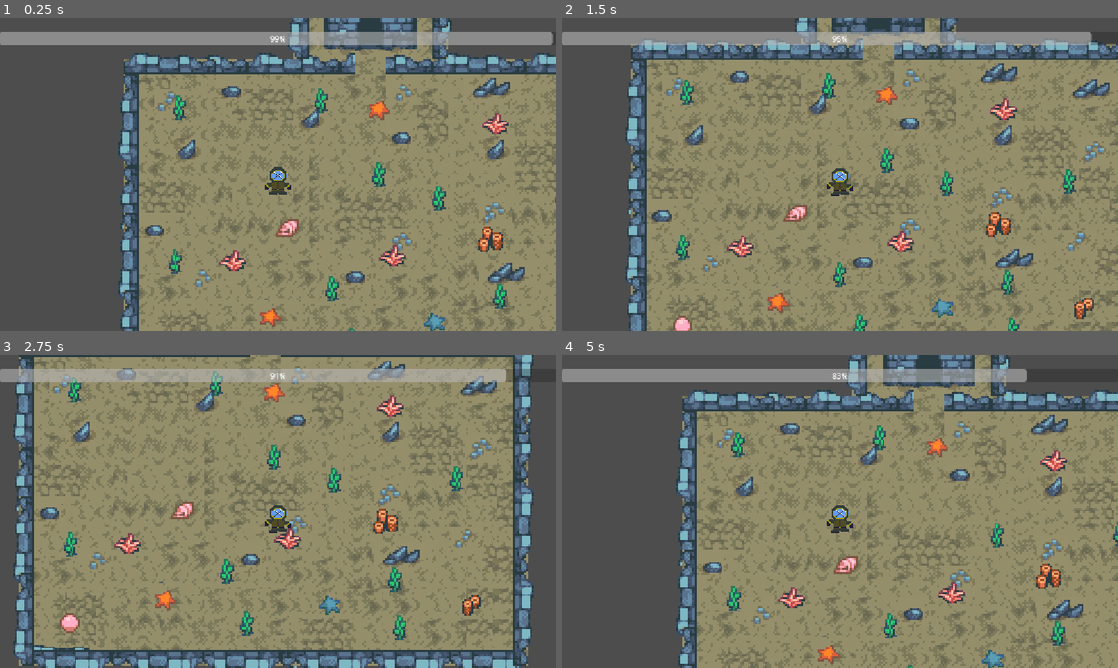
Above: before the commit, frames 1-4 (two rows, left to right).
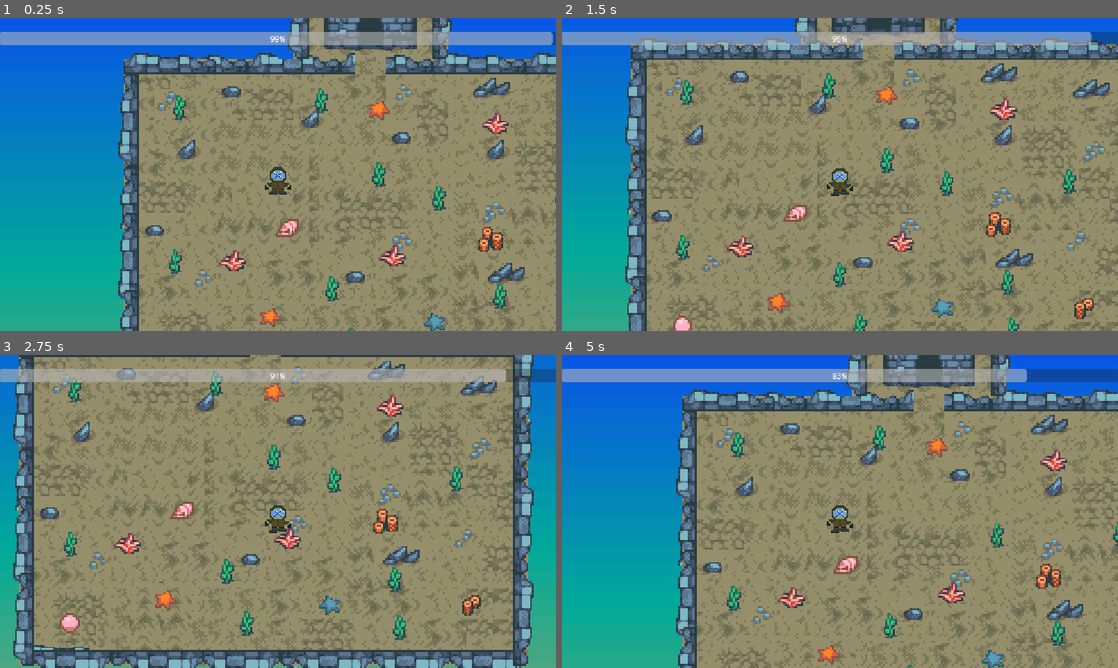
Above: after the commit, the same moments.

Repository: rlindsay03/underwater-bw
Game: Godot game, scene res://main.tscn
The game is run twice, just before and just after one commit, with the same random seed, the same clock (stepped at 60 frames per second) and the same inputs.
Inputs:
- Up to frame 1 (0.25 s): no input
- Up to frame 2 (1.5 s): hold Right (ui_right) 0.53-1.28 s; hold Down (ui_down) from 1.28 s (still down)
- Up to frame 3 (2.75 s): release Down (ui_down) at 2.03 s; hold Right (ui_right) from 2.03 s (still down)
- Up to frame 4 (5 s): release Right (ui_right) at 2.78 s; hold Up (ui_up) 2.78-3.53 s; hold Left (ui_left) from 3.53 s (still down)

The runs differ from the first frame. In frame 1, 28% of the frame differs, in the area x 0-100%, y 0-100%; in frame 2, 16%; in frame 3, 7.6%; in frame 4, 27%.

Commit message:
level 1 complete

Diff:
--- a/main.tscn
+++ b/main.tscn
@@ -9,6 +9,16 @@
 [ext_resource type="PackedScene" uid="uid://2at4545my2nj" path="res://scenes/Player.tscn" id="6_efxa6"]
 [ext_resource type="PackedScene" uid="uid://2mqkpy74rrjn" path="res://scenes/Material.tscn" id="8_5vw27"]
 [ext_resource type="Script" uid="uid://bguy01p711p5" path="res://scripts/exit_point.gd" id="9_kek77"]
+
+[sub_resource type="Gradient" id="Gradient_kek77"]
+offsets = PackedFloat32Array(0.12, 0.424, 0.764)
+colors = PackedColorArray(0.73075265, 0.6509094, 0.35700056, 1, 0, 0.66566265, 0.5964562, 1, 0.047058824, 0.22745098, 1, 1)
+
+[sub_resource type="GradientTexture2D" id="GradientTexture2D_kf4mj"]
+gradient = SubResource("Gradient_kek77")
+width = 1
+fill_from = Vector2(0, 1)
+fill_to = Vector2(0, 0)
 
 [sub_resource type="TileSetAtlasSource" id="TileSetAtlasSource_dg77c"]
 texture = ExtResource("1_7mycd")
@@ -3542,6 +3552,14 @@
 [node name="Main" type="Node2D" unique_id=77208902]
 script = ExtResource("1_272bh")
 
+[node name="TextureRect" type="TextureRect" parent="." unique_id=2039185170]
+texture_filter = 1
+offset_left = -575.0
+offset_top = -369.0
+offset_right = 1147.0
+offset_bottom = 649.0
+texture = SubResource("GradientTexture2D_kf4mj")
+
 [node name="FloorLayer" type="TileMapLayer" parent="." unique_id=1640570684]
 tile_map_data = PackedByteArray("AAAAAAEAAAAVAAcAAAAAAAAAAAAVAAYAAAAAAAIAAAAOAAkAADABAAAAAAAWAAYAAAABAAEAAAAWAAcAAAABAA …(12384 unchanged characters)…
 tile_set = SubResource("TileSet_x00qf")
--- a/scenes/Weave.tscn
+++ b/scenes/Weave.tscn
@@ -2,6 +2,16 @@
 
 [ext_resource type="Script" uid="uid://ggmu43lmusji" path="res://scripts/weave.gd" id="1_d8vqe"]
 [ext_resource type="Texture2D" uid="uid://disn7x5e6pqrk" path="res://assets/sprites/player/weava.png" id="2_k6yd2"]
+
+[sub_resource type="Gradient" id="Gradient_x00qf"]
+offsets = PackedFloat32Array(0.12, 0.424, 0.764)
+colors = PackedColorArray(0.73075265, 0.6509094, 0.35700056, 1, 0, 0.66566265, 0.5964562, 1, 0.047058824, 0.22745098, 1, 1)
+
+[sub_resource type="GradientTexture2D" id="GradientTexture2D_k6yd2"]
+gradient = SubResource("Gradient_x00qf")
+width = 1
+fill_from = Vector2(0, 1)
+fill_to = Vector2(0, 0)
 
 [sub_resource type="AtlasTexture" id="AtlasTexture_mdl7e"]
 atlas = ExtResource("2_k6yd2")
@@ -188,6 +198,15 @@
 grow_horizontal = 2
 grow_vertical = 2
 script = ExtResource("1_d8vqe")
+
+[node name="TextureRect" type="TextureRect" parent="." unique_id=2131075492]
+texture_filter = 1
+layout_mode = 0
+offset_left = -255.0
+offset_top = -237.0
+offset_right = 1467.0
+offset_bottom = 781.0
+texture = SubResource("GradientTexture2D_k6yd2")
 
 [node name="PromptLabel" type="Label" parent="." unique_id=693818644]
 layout_mode = 1
@@ -230,3 +249,7 @@
 scale = Vector2(7.202, 7)
 sprite_frames = SubResource("SpriteFrames_t0ppb")
 animation = &"idle"
+
+[node name="BasketSprite" type="Sprite2D" parent="." unique_id=1856292062]
+position = Vector2(575, 150)
+scale = Vector2(7, 7)
--- a/scripts/weave.gd
+++ b/scripts/weave.gd
@@ -4,10 +4,11 @@
 @onready var timer_bar: ProgressBar = $TimerBar
 @onready var score_label: Label = $ScoreLabel
 @onready var player: AnimatedSprite2D = $AnimatedSprite2D
+@onready var basket_sprite: Sprite2D = $BasketSprite
 
 const DIRECTIONS = ["left", "right", "up", "down"]
 const TIME_PER_PROMPT := 1.2
-const SEQUENCE_LENGTH := 8
+const SEQUENCE_LENGTH := 16
 
 var sequence: Array = []
 var current_index := 0
@@ -73,8 +74,19 @@
 	score_label.text = "Hits: %d/%d" % [correct_hits, sequence.size()]
 	_show_current_prompt()
 
+func _show_basket_result() -> void:
+	var texture_path := ""
+	match GameData.stars:
+		3: texture_path = "res://assets/sprites/props/basket_great.png"
+		2: texture_path = "res://assets/sprites/props/basket_good.png"
+		1: texture_path = "res://assets/sprites/props/basket_bad.png"
+		_: texture_path = "res://assets/sprites/props/basket_fail.png"
+	basket_sprite.texture = load(texture_path)
+	basket_sprite.visible = true
+
 func _finish_weave() -> void:
 	GameData.weave_accuracy = float(correct_hits) / float(sequence.size())
 	GameData.calculate_final_score()
 	prompt_label.text = "Done! " + str(GameData.stars) + " stars"
 	print("Final score: ", GameData.final_score, " Stars: ", GameData.stars)
+	_show_basket_result()
Binary file added: assets/sprites/props/basket_bad.png
Not shown, added: assets/sprites/props/basket_bad.png.import
Binary file added: assets/sprites/props/basket_fail.png
Not shown, added: assets/sprites/props/basket_fail.png.import
Binary file added: assets/sprites/props/basket_good.png
Not shown, added: assets/sprites/props/basket_good.png.import
Binary file added: assets/sprites/props/basket_great.png
Not shown, added: assets/sprites/props/basket_great.png.import
